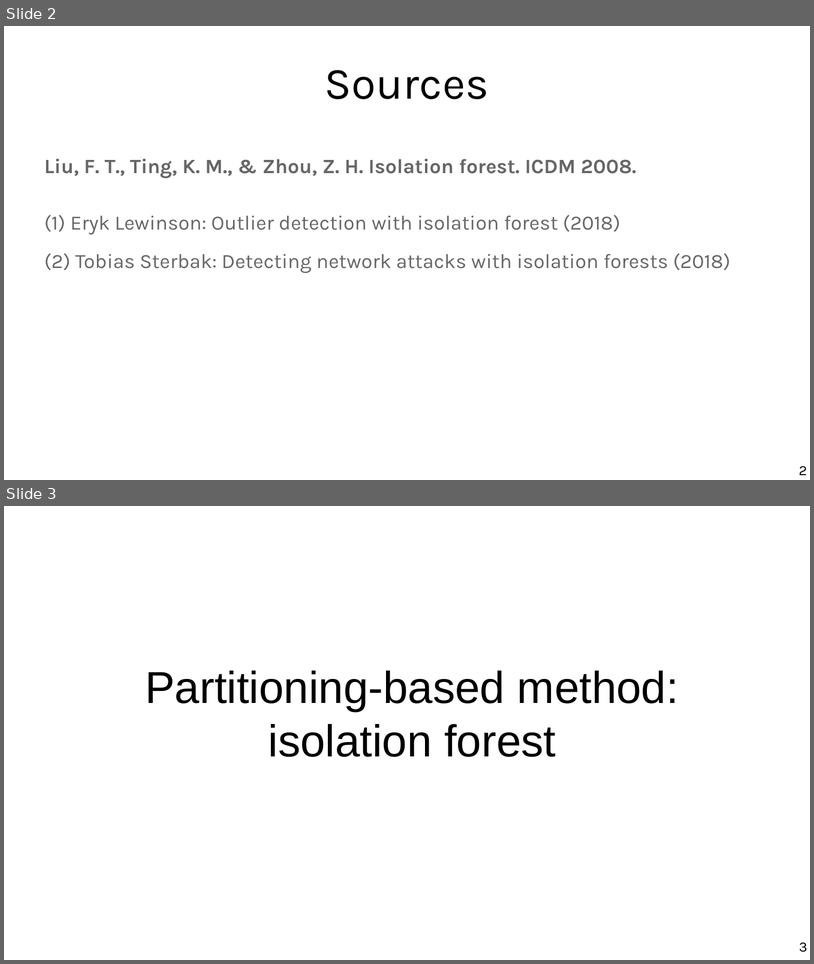
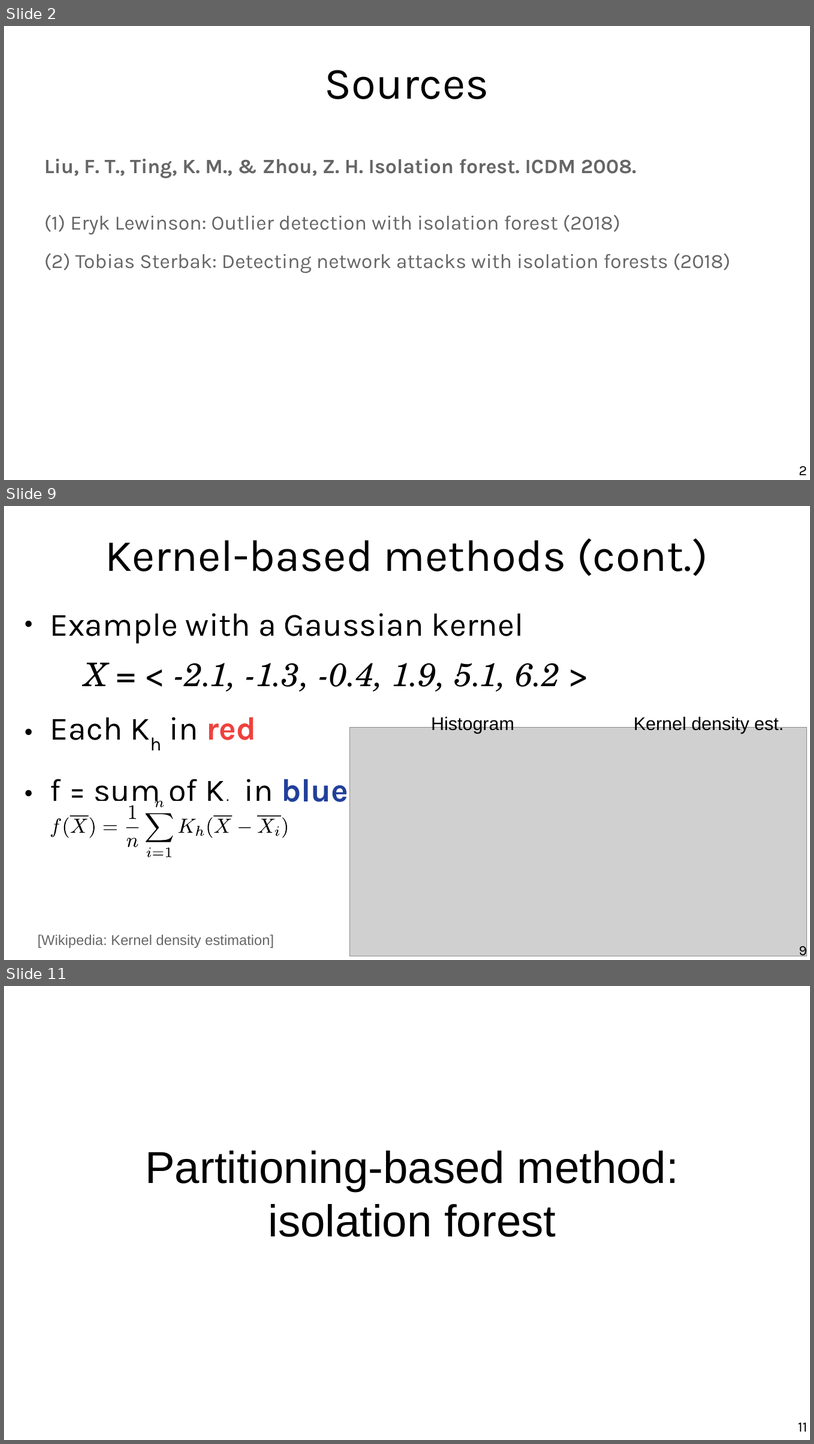
Before and after one commit to marco-calautti/data-mining-course, a slide deck: theory/odp/tt21_outliers_isolation.odp. Shown one above the other, each under a label of ours: slides 2 and 3 before the commit, slides 2, 9 and 11 after it; the slides between them are not shown. The pictures are 814x964 and 814x1444 pixels, drawn with LibreOffice and Linux fonts; fonts in the diff are those of the drawing; grey boxes stand for pictures. Boxes give left, top, right and bottom in pixels: in the first picture for what was removed or moved away, otherwise in the second. Text is boxed around its words. In the diff, an @@ line names an element or a change of style, - is before the commit and + after.

```diff
--- a/theory/odp/tt21_outliers_isolation.odp
+++ b/theory/odp/tt21_outliers_isolation.odp
@@ slide 9 added at [4,506,810,960], background #FFFFFF @@
@@ title added at [105,538,708,576], 44 pt, text #000000 @@
+Kernel-based methods (cont.)
@@ text added at [50,613,560,809], 32 pt, text #000000 @@
+● Example with a Gaussian kernel
+  X = < -2.1, -1.3, -0.4, 1.9, 5.1, 6.2 >
+● Each Kh in red
+● f = sum of Kh in blue
@@ text added at [431,715,515,733], 18 pt, text #000000 @@
+Histogram
@@ text added at [634,715,784,733], 18 pt, text #000000 @@
+Kernel density est.
@@ picture added at [350,728,807,957] @@
@@ group added at [50,801,288,857]: 25 freeform shapes @@
@@ text added at [38,934,274,948], 14 pt, text #666666 @@
+[Wikipedia: Kernel density estimation]
@@ page number added at [799,942,807,958], 14 pt, text #000000 @@
+9
@@ what was slide 3 is now slide 11 @@
@@ page number at [798,1422,808,1431]: text changed @@
-3
+11
```
Also in this commit, not shown: 11 slides changed, 8 other slides added, 1 slide removed, 2 other files.
